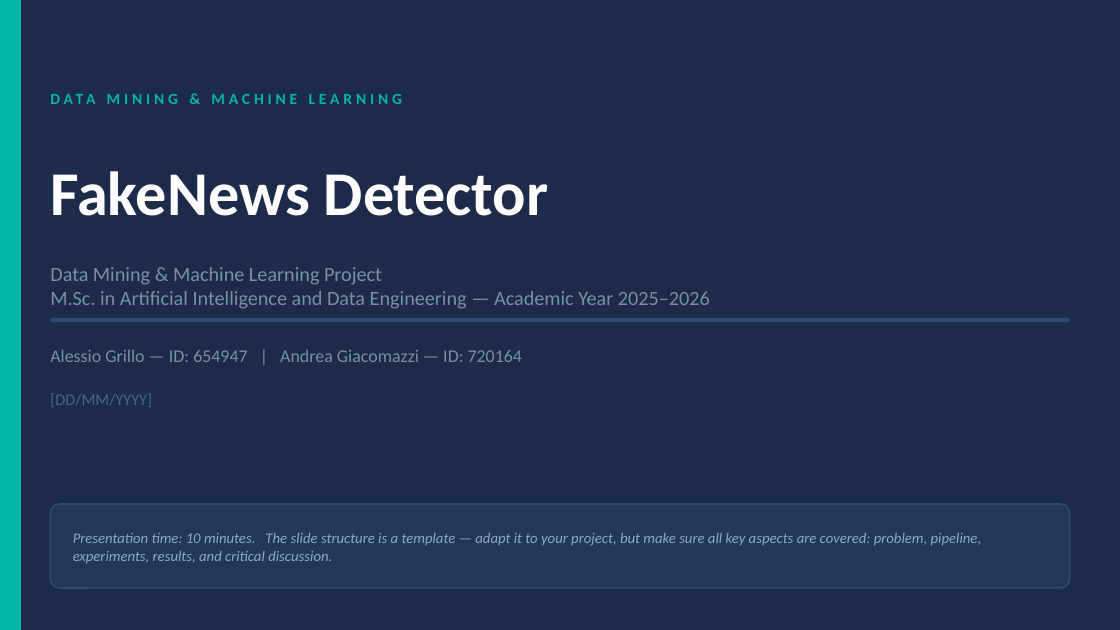
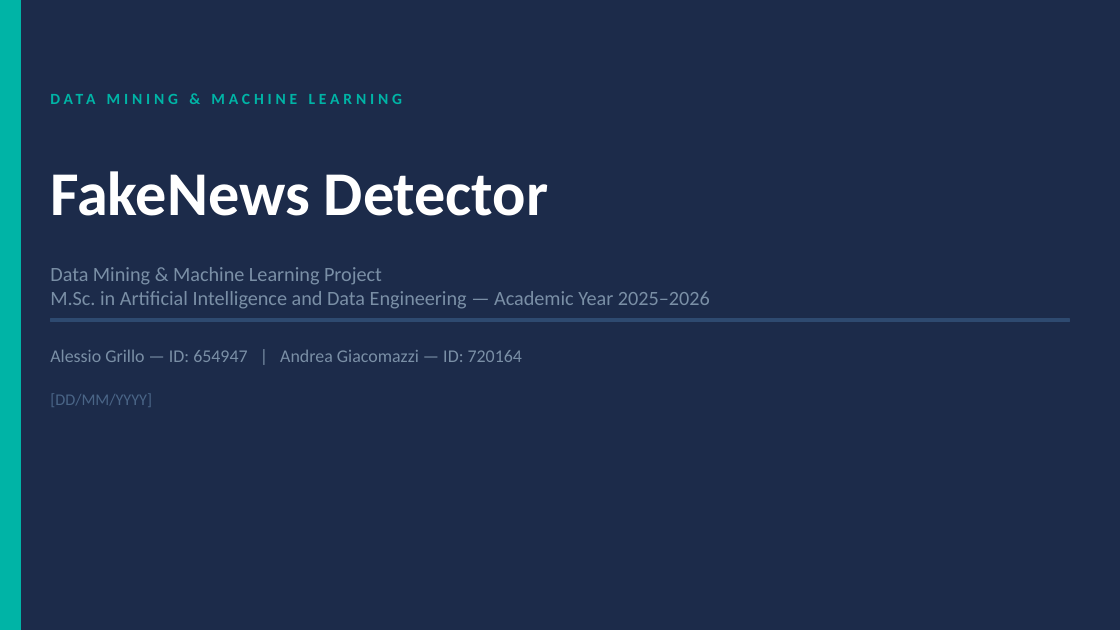
Before and after one commit to jackomazi/data-mining-and-machine-learning-project, a slide deck: slide 1 of project_presentation_template.pptx. Drawn at 1120x630 pixels with LibreOffice and Linux fonts; fonts in the diff are those of the drawing. Boxes give left, top, right and bottom in pixels: in the first picture for what was removed or moved away, otherwise in the second. Text is boxed around its words. In the diff, an @@ line names an element or a change of style, - is before the commit and + after.

```diff
--- a/project_presentation_template.pptx
+++ b/project_presentation_template.pptx
@@ rounded rectangle removed at box(50, 504, 1070, 588) @@
@@ text removed at box(73, 533, 982, 564) @@
-Presentation time: 10 minutes. The slide structure is a template — adapt it to your project, but make sure all key aspects are covered: problem, pipeline, experiments, results, and critical discussion.
```
Also in this commit, not shown: 11 other slides changed, 1 slide removed, 1 other file.
